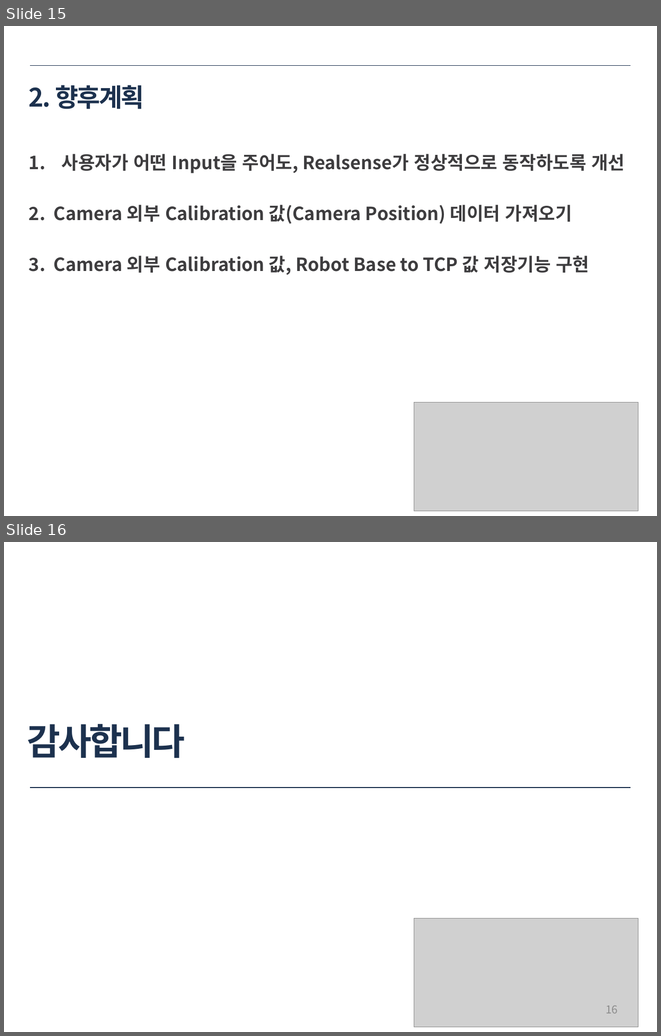
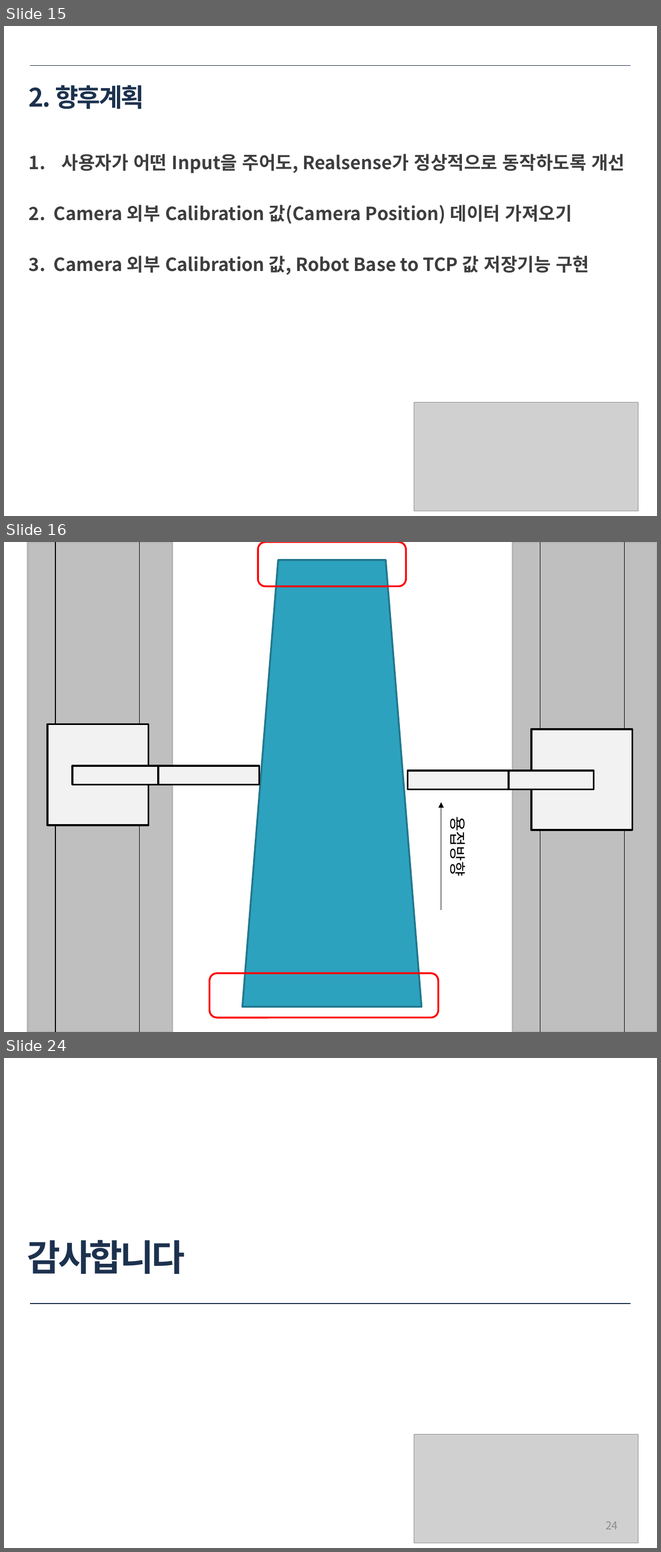
Before and after one commit to ssh6189/2021.06.24, a slide deck: 2021년 6월 24일 용접자동화로봇.pptx. Shown one above the other, each under a label of ours: slides 15 and 16 before the commit, slides 15, 16 and 24 after it; the slides between them are not shown. The pictures are 661x1036 and 661x1552 pixels, drawn with LibreOffice and Linux fonts; fonts in the diff are those of the drawing; grey boxes stand for pictures. Boxes give left, top, right and bottom in pixels: in the first picture for what was removed or moved away, otherwise in the second. Text is boxed around its words. In the diff, an @@ line names an element or a change of style, - is before the commit and + after.

```diff
--- a/2021년 6월 24일 용접자동화로봇.pptx
+++ b/2021년 6월 24일 용접자동화로봇.pptx
@@ slide 16 added at (4, 542, 657, 1032), background #FFFFFF @@
@@ rectangle added at (27, 542, 172, 1032), fill #BFBFBF, outline #B5B5B5 2 pt @@
@@ line added from (55, 542) to (55, 1032), #000000 0.75 pt @@
@@ line added from (140, 542) to (140, 1032), #000000 0.75 pt @@
@@ rounded rectangle added at (258, 542, 406, 587), outline #FF0000 2 pt @@
@@ rectangle added at (513, 542, 657, 1032), fill #BFBFBF, outline #B5B5B5 2 pt @@
@@ line added from (540, 542) to (540, 1032), #000000 0.75 pt @@
@@ line added from (624, 542) to (624, 1032), #000000 0.75 pt @@
@@ flow chart manual operation added at (242, 560, 421, 1007), fill #2DA2BF, outline #21788D 2 pt @@
@@ rectangle added at (48, 724, 149, 826), fill #F2F2F2, outline #000000 2 pt @@
@@ rectangle added at (531, 729, 633, 830), fill #F2F2F2, outline #000000 2 pt @@
@@ rectangle added at (72, 765, 174, 784), fill #F2F2F2, outline #000000 2 pt @@
@@ rectangle added at (158, 765, 259, 784), fill #F2F2F2, outline #000000 2 pt @@
@@ rectangle added at (407, 770, 509, 790), fill #F2F2F2, outline #000000 2 pt @@
@@ rectangle added at (493, 770, 593, 790), fill #F2F2F2, outline #000000 2 pt @@
@@ arrow added from (441, 910) to (441, 802), #000000 0.75 pt @@
@@ text added at (447, 822, 471, 874), 18 pt, text #000000 @@
+용접방향
@@ rounded rectangle added at (210, 973, 438, 1017), outline #FF0000 2 pt @@
@@ what was slide 16 is now slide 24 @@
@@ page number at (606, 1521, 618, 1529): text changed @@
-16
+24
```
Also in this commit, not shown: 7 other slides added.
